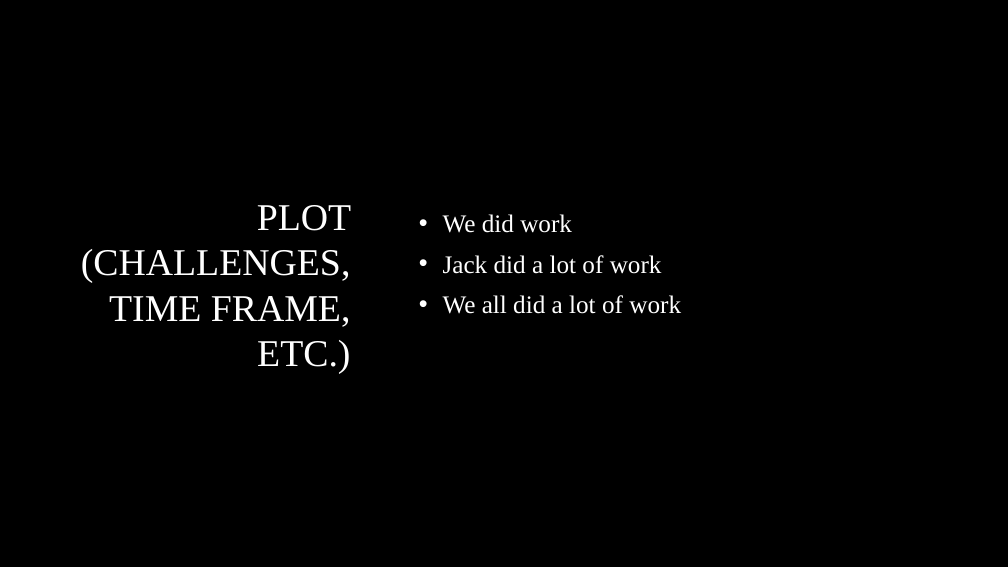
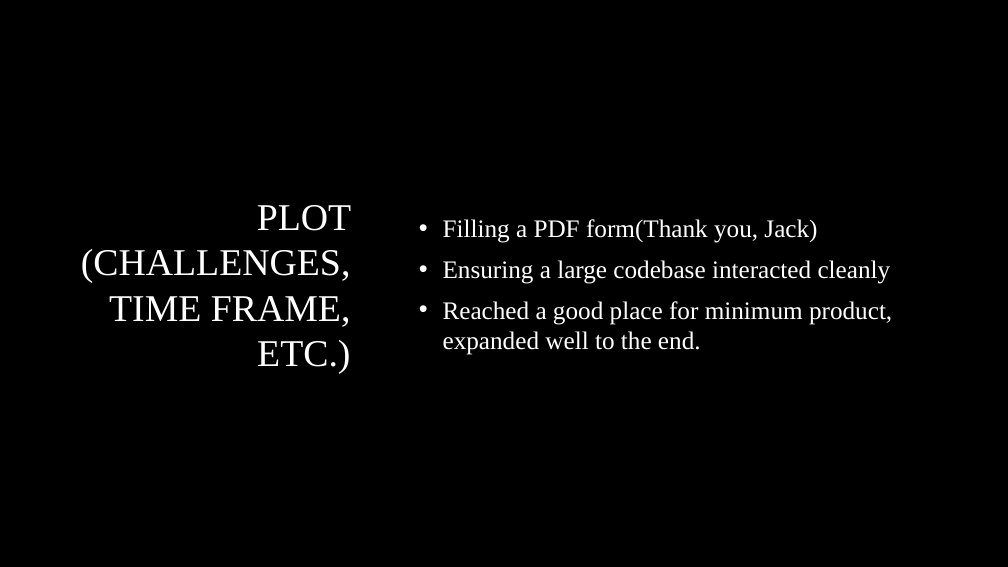
Before and after one commit to TTTriplicate/DnDCharGenerator, a slide deck: slide 4 of DnDPresentation.pptx. Drawn at 1008x567 pixels with LibreOffice and Linux fonts; fonts in the diff are those of the drawing; background and template pictures are left out. Boxes give left, top, right and bottom in pixels: in the first picture for what was removed or moved away, otherwise in the second. Text is boxed around its words. In the diff, an @@ line names an element or a change of style, - is before the commit and + after.

```diff
--- a/DnDPresentation.pptx
+++ b/DnDPresentation.pptx
@@ text at <box>443,219,892,355</box>: text changed @@
-• We did work
-• Jack did a lot of work
-• We all did a lot of work
+• Filling a PDF form(Thank you, Jack)
+• Ensuring a large codebase interacted cleanly
+• Reached a good place for minimum product, expanded well to the end.
```
Also in this commit, not shown: 2 other slides changed, 2 slides removed, 1 other file.
